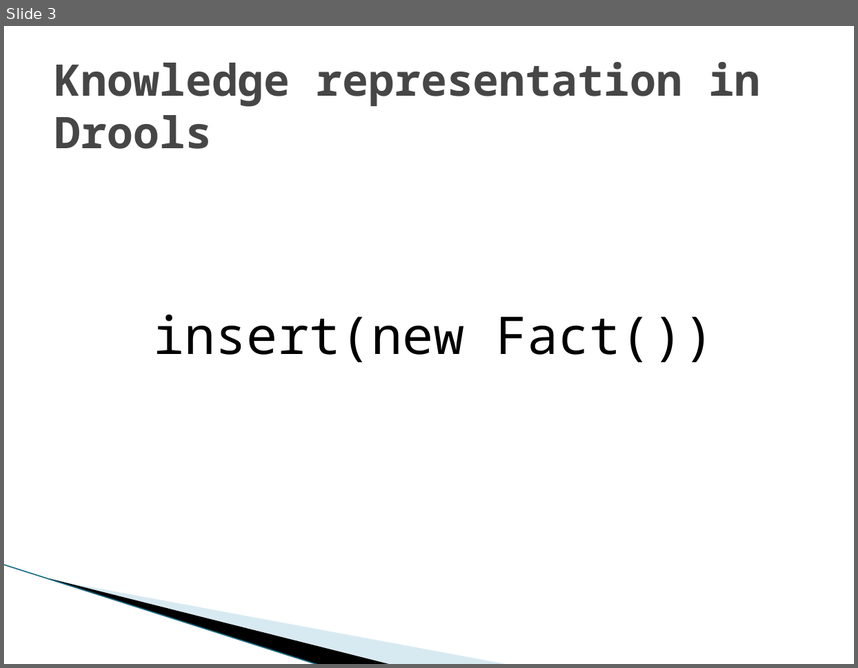
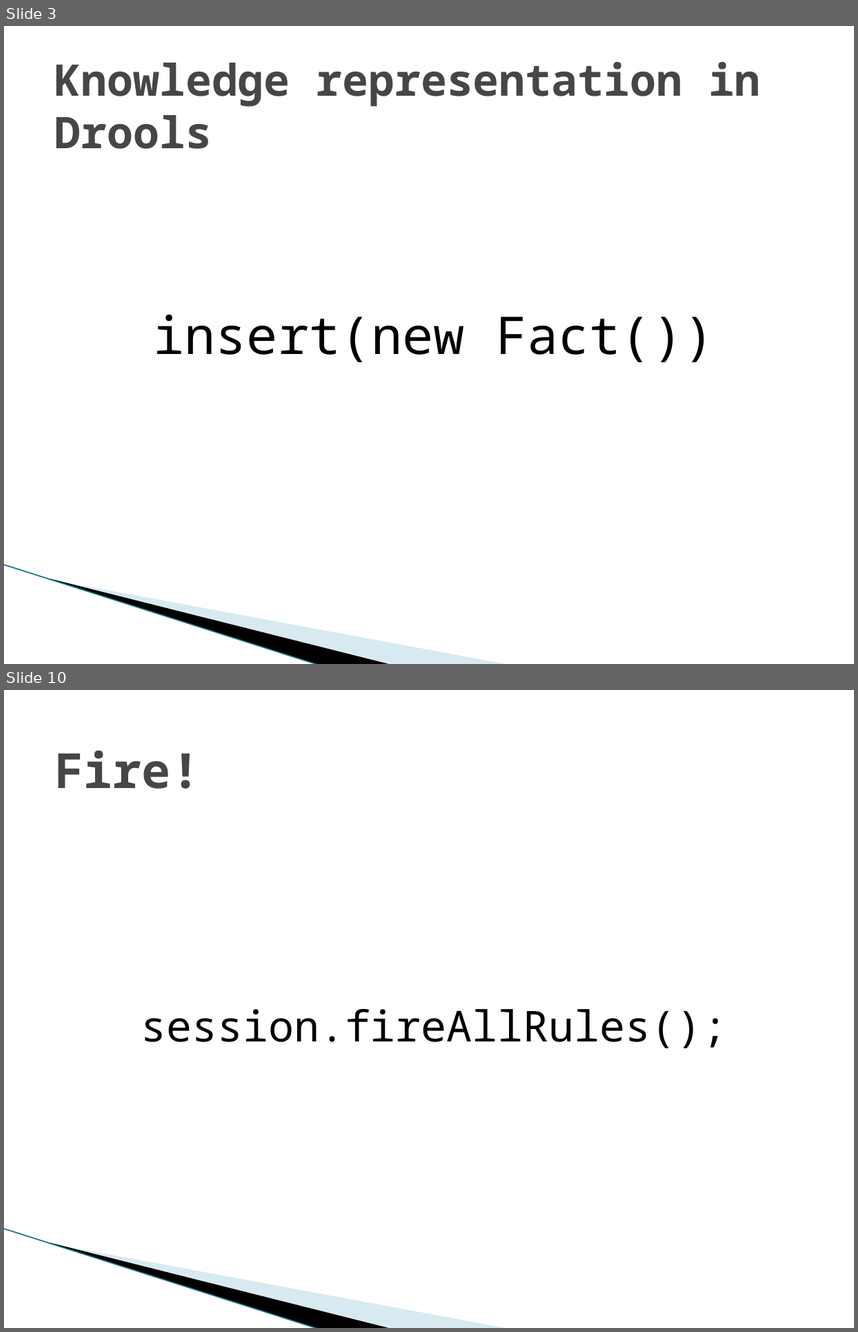
Before and after one commit to gspandy/drools-presentation-and-examples, a slide deck: drools-business-rules-engine.pptx. Shown one above the other, each under a label of ours: slide 3 before the commit, slides 3 and 10 after it; the slides between them are not shown. The pictures are 858x668 and 858x1332 pixels, drawn with LibreOffice and Linux fonts; fonts in the diff are those of the drawing; background and template pictures are left out. Boxes give left, top, right and bottom in pixels: in the first picture for what was removed or moved away, otherwise in the second. Text is boxed around its words. In the diff, an @@ line names an element or a change of style, - is before the commit and + after.

```diff
--- a/drools-business-rules-engine.pptx
+++ b/drools-business-rules-engine.pptx
@@ slide 10 added at bbox=[4, 690, 854, 1328], background #FFFFFF; not listed: 3 template elements that a slide beside it also shows @@
@@ title added at bbox=[55, 750, 200, 789], 41 pt, text #464646, bold @@
+Fire!
@@ text added at bbox=[141, 1009, 727, 1048], 36 pt, text #000000 @@
+session.fireAllRules();
```
Also in this commit, not shown: 3 slides changed, 10 other slides added, 3 other files.
